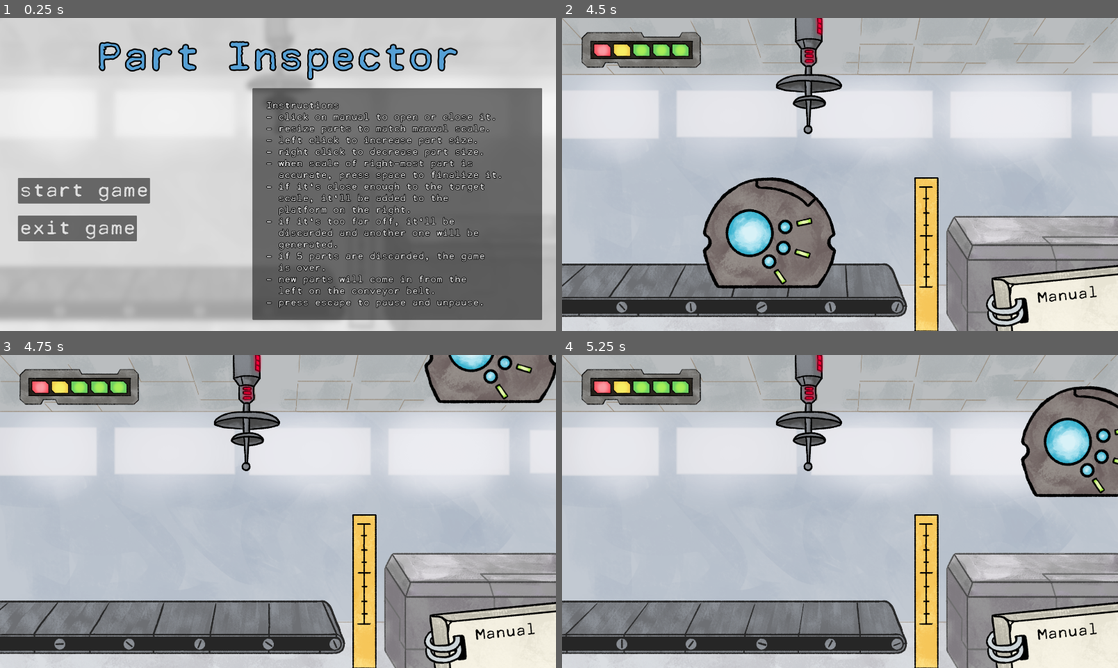
Above: before the commit, frames 1-4 (two rows, left to right).
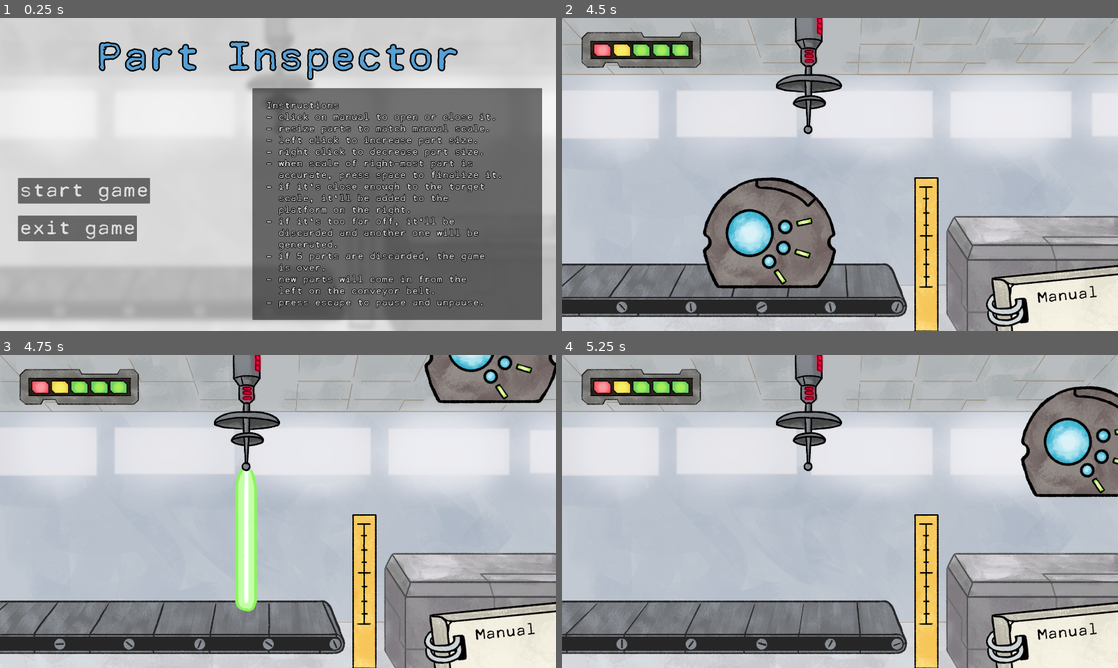
Above: after the commit, the same moments.

Repository: saadjiqbal/tip-the-scales
Game: Godot game, scene res://scenes/main_menu.tscn
The game is run twice, just before and just after one commit, with the same random seed, the same clock (stepped at 60 frames per second) and the same inputs.
Inputs (mouse positions are in pixels of both pictures, inside the frame that each line leads up to):
- Up to frame 1 (0.25 s): no input
- Up to frame 2 (4.5 s): click "start game" at 0.5 s; tap Enter (ui_accept) at 1.25, 1.35, 1.52, 1.82, 2.27, 2.3, 2.57, 3.05, 3.6, 3.77, 4.07 s; move the mouse to (962, 158) at 1.27 s; click (962, 158) at 1.42 s; move the mouse to (589, 237) at 2.02 s; click (589, 237) at 2.1 s; move the mouse to (895, 105) at 2.77 s; hold Right mouse button (RightClick) 2.78-3.53 s; click (895, 105) at 2.92 s; move the mouse to (812, 237) at 3.52 s; click (812, 237) at 3.67 s; move the mouse to (1006, 221) at 4.27 s; press the mouse at (1006, 221) at 4.28 s
- Up to frame 3 (4.75 s): tap Enter (ui_accept) at 4.52, 4.55 s
- Up to frame 4 (5.25 s): tap Enter (ui_accept) at 4.82 s; move the mouse to (673, 464) at 5.02 s; release the mouse at (673, 464) at 5.03 s; right-click (673, 464) at 5.1 s; click (673, 464) at 5.17 s

Frames 1-2 are identical in both runs. In frame 3, 1.7% of the frame differs, in the area x 42-47%, y 36-82%; in frame 4, nothing differs.

Commit message:
teleport effect

Diff:
--- a/scenes/teleport_effect.tscn
+++ b/scenes/teleport_effect.tscn
@@ -1,5 +1,6 @@
-[gd_scene load_steps=23 format=3 uid="uid://cghwa0ik5vteh"]
+[gd_scene load_steps=14 format=3 uid="uid://bp66k5ywouyed"]
 
+[ext_resource type="Texture2D" uid="uid://bmwa4avhjueam" path="res://sprites/teleport_effect/teleport0.png" id="1_el3hk"]
 [ext_resource type="Texture2D" uid="uid://bibctjkevwct6" path="res://sprites/teleport_effect/teleport0000.png" id="1_phoyw"]
 [ext_resource type="Texture2D" uid="uid://dxysglglw5vap" path="res://sprites/teleport_effect/teleport0001.png" id="2_rqmsh"]
 [ext_resource type="Texture2D" uid="uid://boximejcuixeo" path="res://sprites/teleport_effect/teleport0002.png" id="3_od6u1"]
@@ -11,20 +12,13 @@
 [ext_resource type="Texture2D" uid="uid://diqyh2drbkvih" path="res://sprites/teleport_effect/teleport0008.png" id="9_ebbn0"]
 [ext_resource type="Texture2D" uid="uid://dtud3b655jiuh" path="res://sprites/teleport_effect/teleport0009.png" id="10_k4ply"]
 [ext_resource type="Texture2D" uid="uid://c3qdxtaivcv0d" path="res://sprites/teleport_effect/teleport0010.png" id="11_b6yqp"]
-[ext_resource type="Texture2D" uid="uid://vjwjt5w01xs5" path="res://sprites/teleport_effect/teleport0011.png" id="12_ksoul"]
-[ext_resource type="Texture2D" uid="uid://bs252itm3yxan" path="res://sprites/teleport_effect/teleport0012.png" id="13_7vh5k"]
-[ext_resource type="Texture2D" uid="uid://dap3w18jmjv76" path="res://sprites/teleport_effect/teleport0013.png" id="14_o7sv4"]
-[ext_resource type="Texture2D" uid="uid://blfmqlhw376fp" path="res://sprites/teleport_effect/teleport0014.png" id="15_an5ru"]
-[ext_resource type="Texture2D" uid="uid://chkxeqefhldmb" path="res://sprites/teleport_effect/teleport0015.png" id="16_4xaw8"]
-[ext_resource type="Texture2D" uid="uid://cfg4cj61wk6uj" path="res://sprites/teleport_effect/teleport0016.png" id="17_lkb3t"]
-[ext_resource type="Texture2D" uid="uid://dmkyp1fpuwri7" path="res://sprites/teleport_effect/teleport0017.png" id="18_6dbxd"]
-[ext_resource type="Texture2D" uid="uid://bvcjm5d57yfaa" path="res://sprites/teleport_effect/teleport0018.png" id="19_wo3uc"]
-[ext_resource type="Texture2D" uid="uid://rvo2d62uooii" path="res://sprites/teleport_effect/teleport0019.png" id="20_hc2fb"]
-[ext_resource type="Texture2D" uid="uid://xsn30d245eyq" path="res://sprites/teleport_effect/teleport0020.png" id="21_7b6jk"]
 
 [sub_resource type="SpriteFrames" id="SpriteFrames_3i2q6"]
 animations = [{
 "frames": [{
+"duration": 1.0,
+"texture": ExtResource("1_el3hk")
+}, {
 "duration": 1.0,
 "texture": ExtResource("1_phoyw")
 }, {
@@ -59,42 +53,14 @@
 "texture": ExtResource("11_b6yqp")
 }, {
 "duration": 1.0,
-"texture": ExtResource("12_ksoul")
-}, {
-"duration": 1.0,
-"texture": ExtResource("13_7vh5k")
-}, {
-"duration": 1.0,
-"texture": ExtResource("14_o7sv4")
-}, {
-"duration": 1.0,
-"texture": ExtResource("15_an5ru")
-}, {
-"duration": 1.0,
-"texture": ExtResource("16_4xaw8")
-}, {
-"duration": 1.0,
-"texture": ExtResource("17_lkb3t")
-}, {
-"duration": 1.0,
-"texture": ExtResource("18_6dbxd")
-}, {
-"duration": 1.0,
-"texture": ExtResource("19_wo3uc")
-}, {
-"duration": 1.0,
-"texture": ExtResource("20_hc2fb")
-}, {
-"duration": 1.0,
-"texture": ExtResource("21_7b6jk")
+"texture": ExtResource("1_el3hk")
 }],
-"loop": true,
-"name": &"default",
+"loop": false,
+"name": &"teleport",
 "speed": 30.0
 }]
 
 [node name="TeleportEffect" type="AnimatedSprite2D"]
 sprite_frames = SubResource("SpriteFrames_3i2q6")
-frame = 5
-frame_progress = 0.24105
+animation = &"teleport"
 centered = false
--- a/scenes/teleporter.tscn
+++ b/scenes/teleporter.tscn
@@ -1,8 +1,9 @@
-[gd_scene load_steps=4 format=3 uid="uid://l5sgoluep11v"]
+[gd_scene load_steps=5 format=3 uid="uid://l5sgoluep11v"]
 
 [ext_resource type="Texture2D" uid="uid://b6hoooye2h5rd" path="res://sprites/scenery/teleporter.png" id="1_gka44"]
 [ext_resource type="Script" path="res://scripts/teleporter.gd" id="2_st1fq"]
 [ext_resource type="AudioStream" uid="uid://lbqvrytov8fl" path="res://Audio/SFX/SFX_Teleport_03.wav" id="3_1p2uf"]
+[ext_resource type="PackedScene" uid="uid://bp66k5ywouyed" path="res://scenes/teleport_effect.tscn" id="4_3jur6"]
 
 [node name="Teleporter" type="Sprite2D"]
 texture = ExtResource("1_gka44")
@@ -29,3 +30,6 @@
 
 [node name="AudioStreamPlayer" type="AudioStreamPlayer" parent="."]
 stream = ExtResource("3_1p2uf")
+
+[node name="TeleportEffect" parent="." instance=ExtResource("4_3jur6")]
+position = Vector2(-963, -199)
--- a/scripts/teleporter.gd
+++ b/scripts/teleporter.gd
@@ -28,6 +28,7 @@
 
 
 		$AudioStreamPlayer.play()
+		$TeleportEffect.play("teleport")
 
 func check_collisions():
 	if $RayCast2D.is_colliding():
Binary file added: sprites/teleport_effect/teleport0.png
Not shown, added: sprites/teleport_effect/teleport0.png.import
